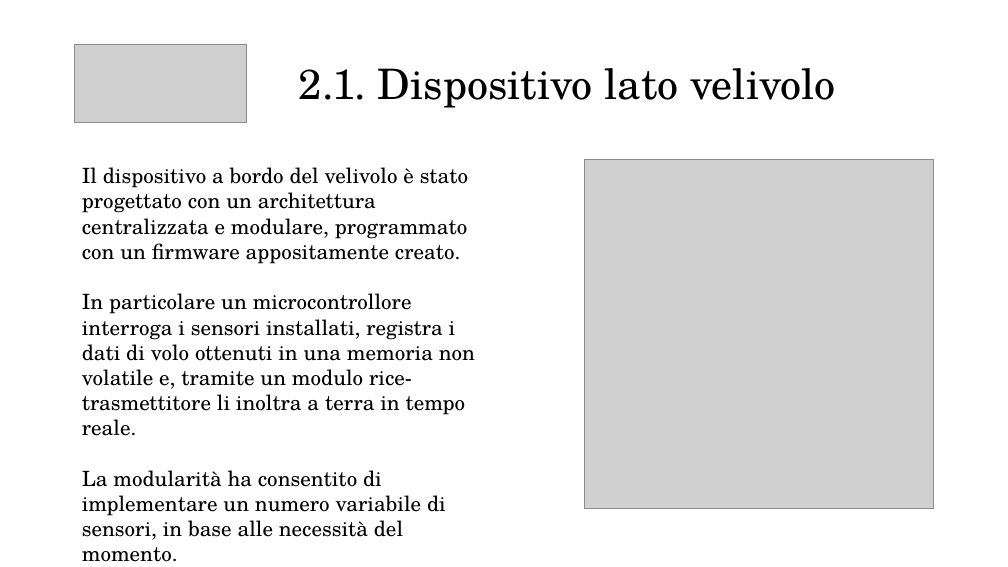
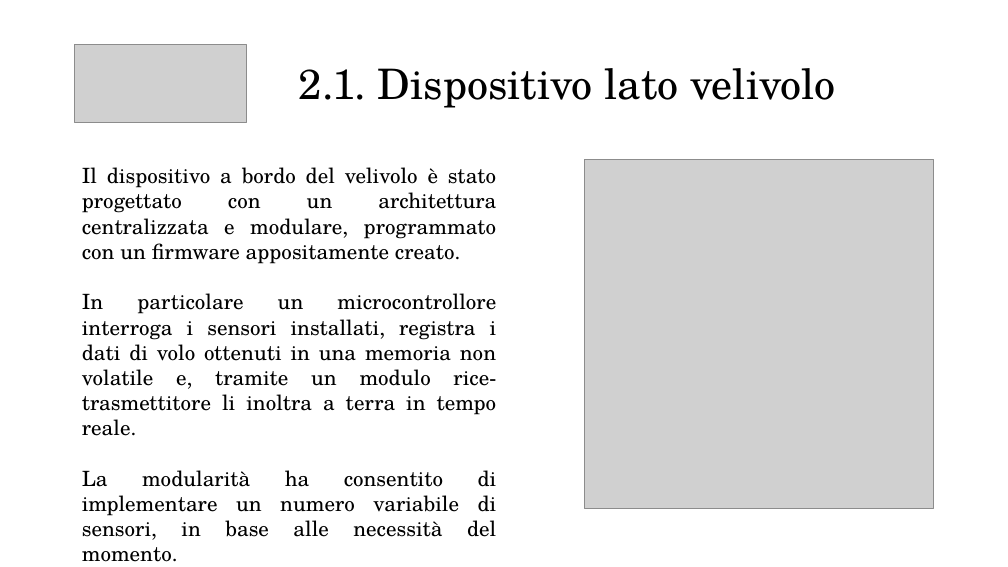
Before and after one commit to emanuele-cason/Tesi, a slide deck: slide 3 of Presentazione/Presentazione relazione.pptx. Drawn at 1008x567 pixels with LibreOffice and Linux fonts; fonts in the diff are those of the drawing; grey boxes stand for pictures. Boxes give left, top, right and bottom in pixels: in the first picture for what was removed or moved away, otherwise in the second. Text is boxed around its words. In the diff, an @@ line names an element or a change of style, - is before the commit and + after.

```diff
--- a/Presentazione/Presentazione relazione.pptx
+++ b/Presentazione/Presentazione relazione.pptx
@@ text "Il dispositivo a bordo del ..." at [82,167,497,537]: alignment left to justified @@
```
Also in this commit, not shown: 2 other slides changed, 6 slides added, 4 other files.
